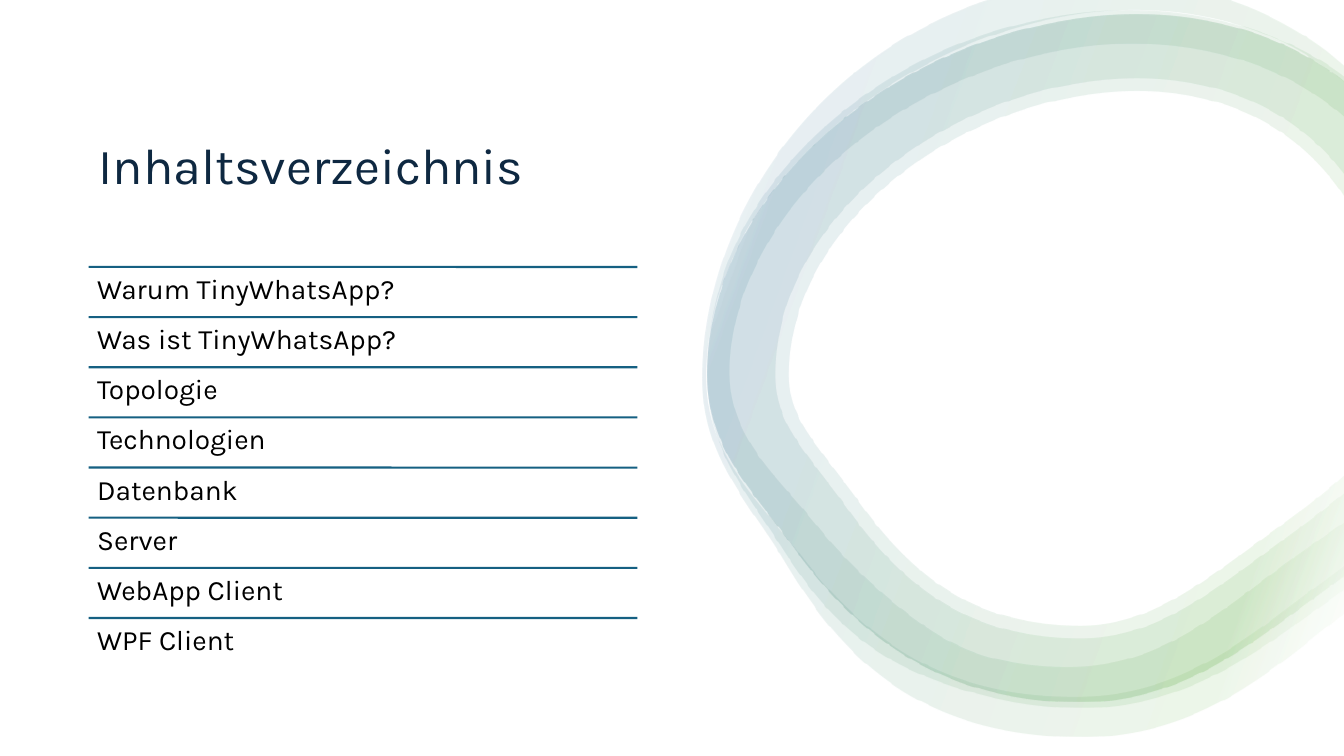
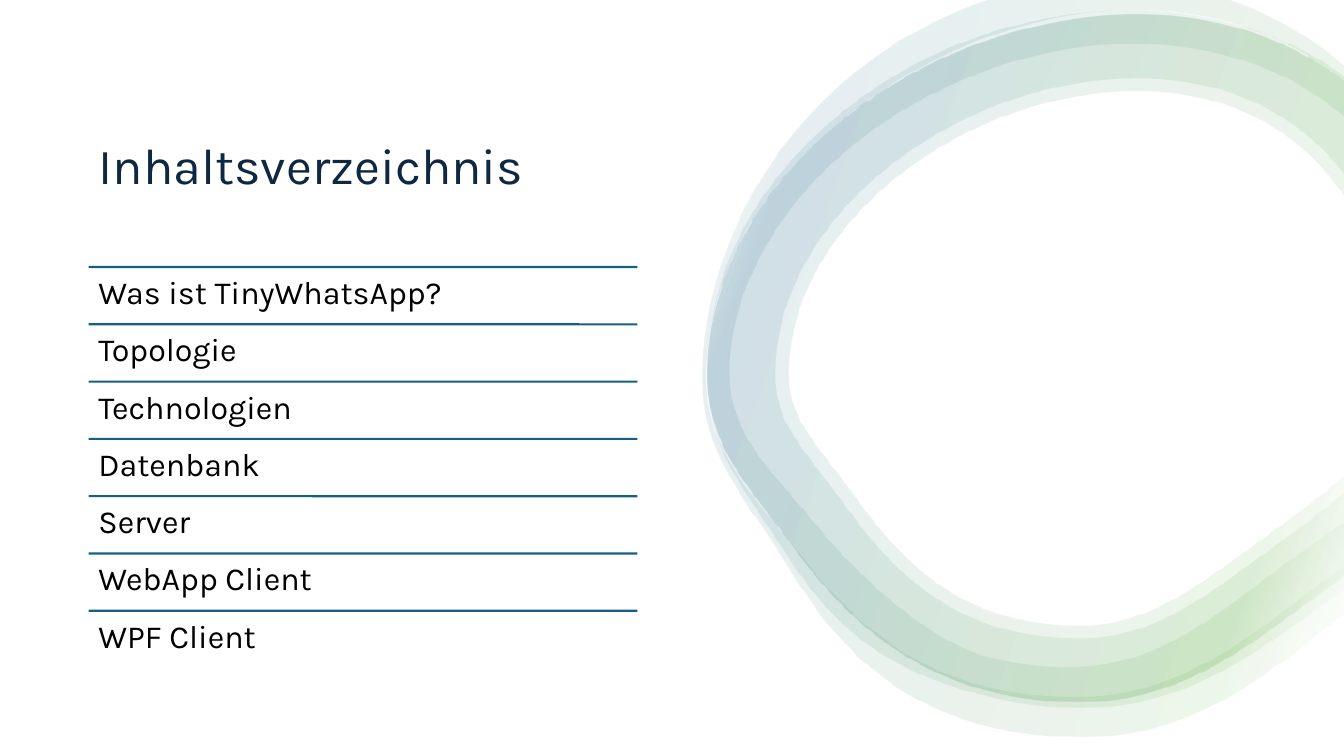
Before and after one commit to StefanRautner/ChatProgram, a slide deck: slide 2 of Dokumente/End-Praesentation.pptx. Drawn at 1344x756 pixels with LibreOffice and Linux fonts; fonts in the diff are those of the drawing. Boxes give left, top, right and bottom in pixels: in the first picture for what was removed or moved away, otherwise in the second. Text is boxed around its words. In the diff, an @@ line names an element or a change of style, - is before the commit and + after.

```diff
--- a/Dokumente/End-Praesentation.pptx
+++ b/Dokumente/End-Praesentation.pptx
@@ size 20 to 23 pt; more space between paragraphs in 7 elements at box(98, 626, 255, 649), box(98, 568, 311, 598), box(98, 512, 190, 534), box(98, 454, 259, 477), box(98, 397, 292, 427), box(98, 339, 236, 369), box(98, 282, 442, 312) @@
@@ text "Was ist TinyWhatsApp?": place and size @@
-text "Was ist TinyWhatsApp?" at box(97, 329, 396, 356)
+text "Was ist TinyWhatsApp?" at box(98, 282, 442, 312)
@@ text removed at box(97, 279, 395, 306) @@
-Warum TinyWhatsApp?
@@ text "Topologie": place and size @@
-text "Topologie" at box(97, 379, 218, 406)
+text "Topologie" at box(98, 339, 236, 369)
@@ line moved from (89, 318) - (637, 318) to (89, 325) - (637, 325) @@
@@ text "Technologien": place and size @@
-text "Technologien" at box(97, 429, 265, 456)
+text "Technologien" at box(98, 397, 292, 427)
@@ line moved from (89, 367) - (637, 367) to (89, 382) - (637, 382) @@
@@ text "Datenbank": place and size @@
-text "Datenbank" at box(97, 481, 237, 501)
+text "Datenbank" at box(98, 454, 259, 477)
@@ line moved from (89, 417) - (637, 417) to (89, 439) - (637, 439) @@
@@ line removed from (89, 468) to (637, 468) @@
@@ text "Server": place and size @@
-text "Server" at box(97, 532, 177, 551)
+text "Server" at box(98, 512, 190, 534)
@@ line moved from (89, 518) - (637, 518) to (89, 496) - (637, 496) @@
@@ text "WebApp Client": place and size @@
-text "WebApp Client" at box(97, 580, 283, 607)
+text "WebApp Client" at box(98, 568, 311, 598)
@@ line moved from (89, 568) - (637, 568) to (89, 554) - (637, 554) @@
@@ line moved from (89, 618) - (637, 618) to (89, 611) - (637, 611) @@
```
Also in this commit, not shown: 1 slide removed.
